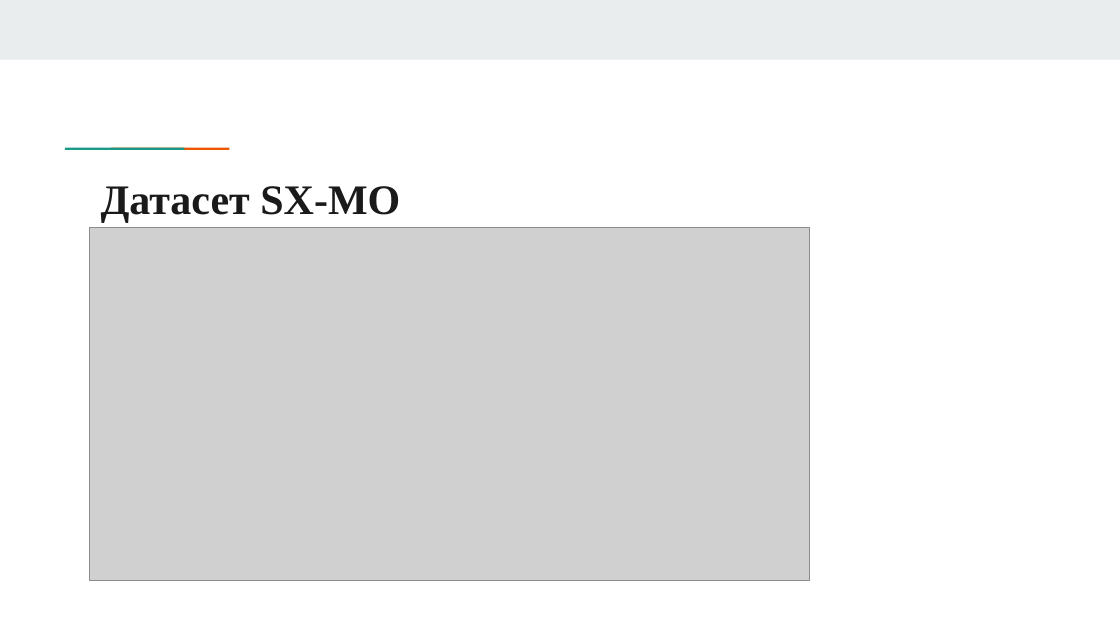
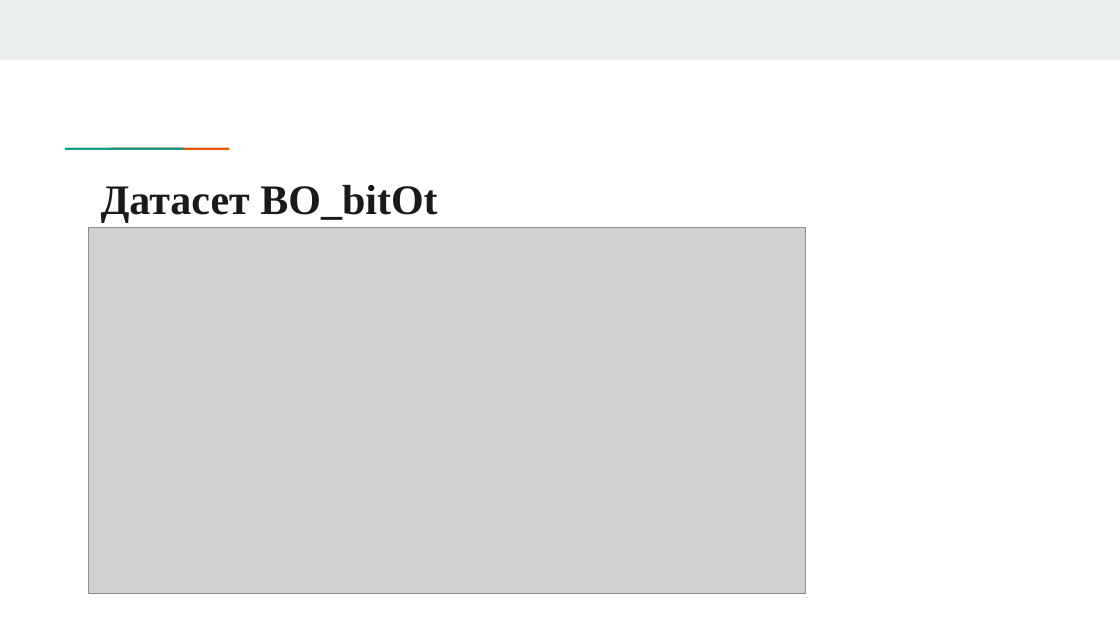
Before and after one commit to answerIII/GraphTheory2022-2023, a slide deck: slide 13 of notes/Team17.pptx (slide 11 before the commit). Drawn at 1120x630 pixels with LibreOffice and Linux fonts; fonts in the diff are those of the drawing; grey boxes stand for pictures. Boxes give left, top, right and bottom in pixels: in the first picture for what was removed or moved away, otherwise in the second. Text is boxed around its words. In the diff, an @@ line names an element or a change of style, - is before the commit and + after.

```diff
--- a/notes/Team17.pptx
+++ b/notes/Team17.pptx
@@ title at <box>101,185,437,223</box>: text changed @@
-Датасет SX-MO
+Датасет BO_bitOt
@@ picture: place and size @@
-picture at <box>90,227,810,581</box>
+picture at <box>88,227,805,594</box>
```
Also in this commit, not shown: 6 other slides changed, 6 slides added, 2 other files.
